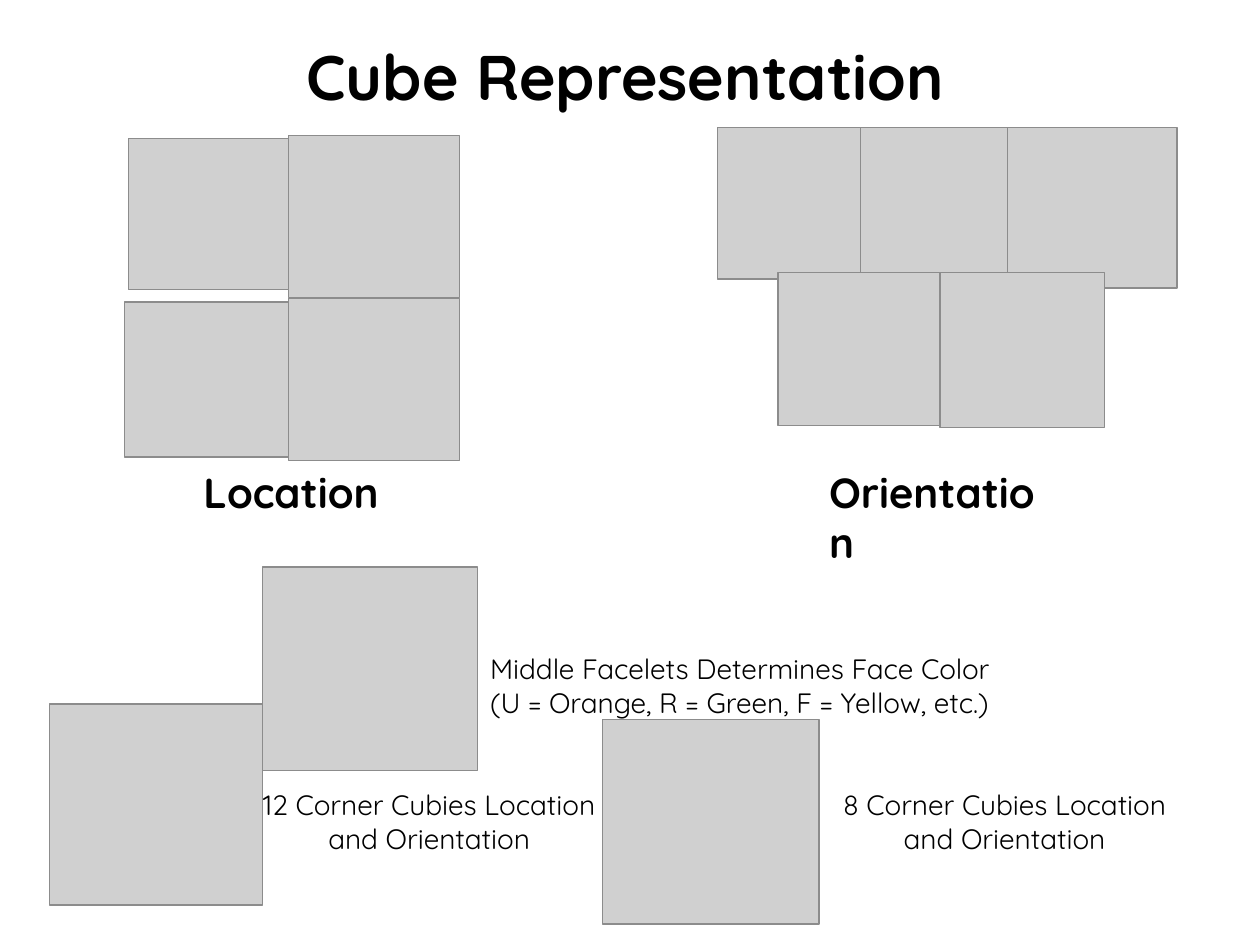
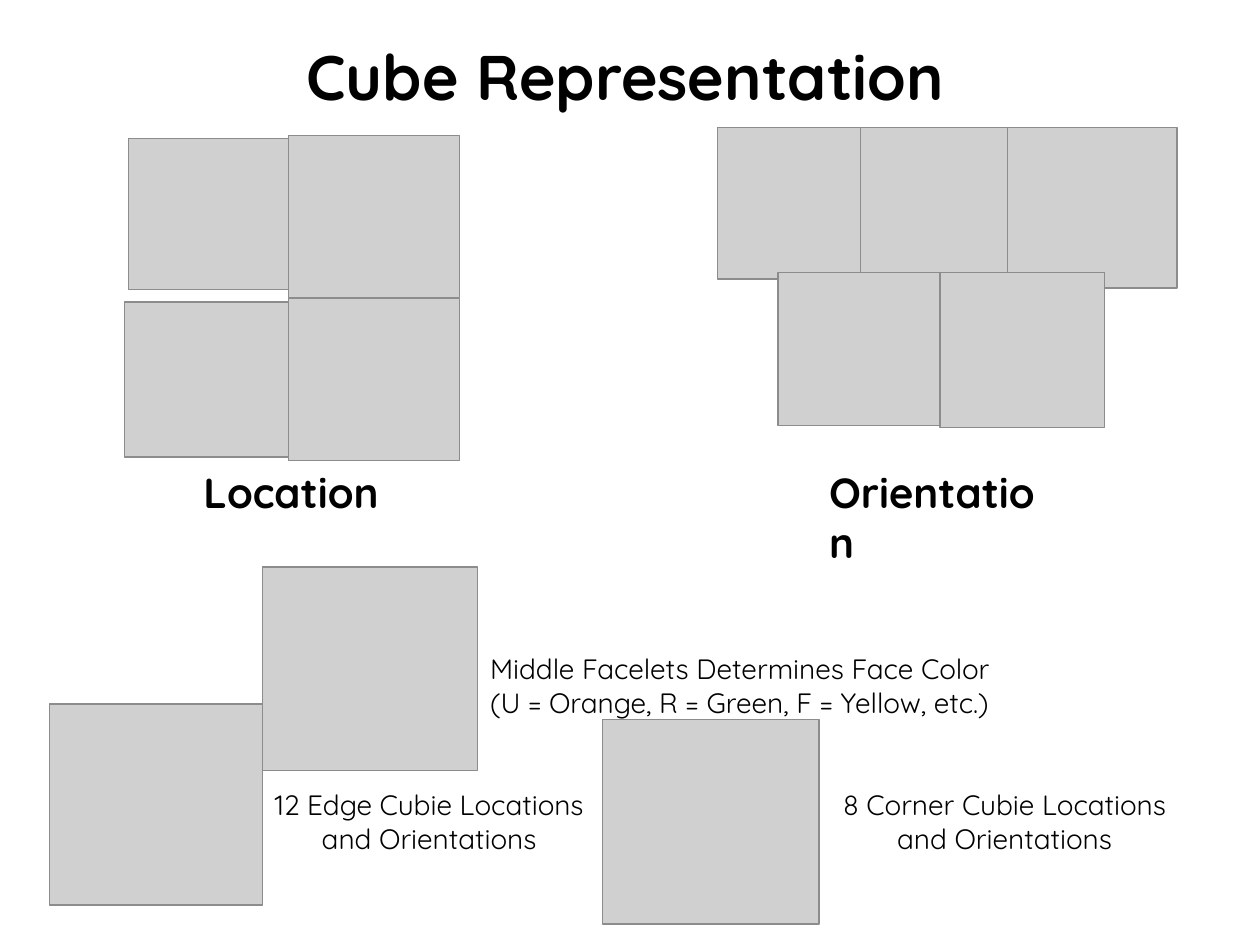
Before and after one commit to jon-whit/herbert, a slide deck: slide 3 of Documents/Presentations/KociembaAlgorithmPresentation.pptx. Drawn at 1260x945 pixels with LibreOffice and Linux fonts; fonts in the diff are those of the drawing; grey boxes stand for pictures; background and template pictures are left out. Boxes give left, top, right and bottom in pixels: in the first picture for what was removed or moved away, otherwise in the second. Text is boxed around its words. In the diff, an @@ line names an element or a change of style, - is before the commit and + after.

Commit message:
Typo Fix

```diff
--- a/Documents/Presentations/KociembaAlgorithmPresentation.pptx
+++ b/Documents/Presentations/KociembaAlgorithmPresentation.pptx
@@ text at <box>275,794,584,850</box>: text changed @@
-12 Corner Cubies Location and Orientation
+12 Edge Cubie Locations and Orientations
@@ text at <box>843,794,1166,850</box>: text changed @@
-8 Corner Cubies Location and Orientation
+8 Corner Cubie Locations and Orientations
```
